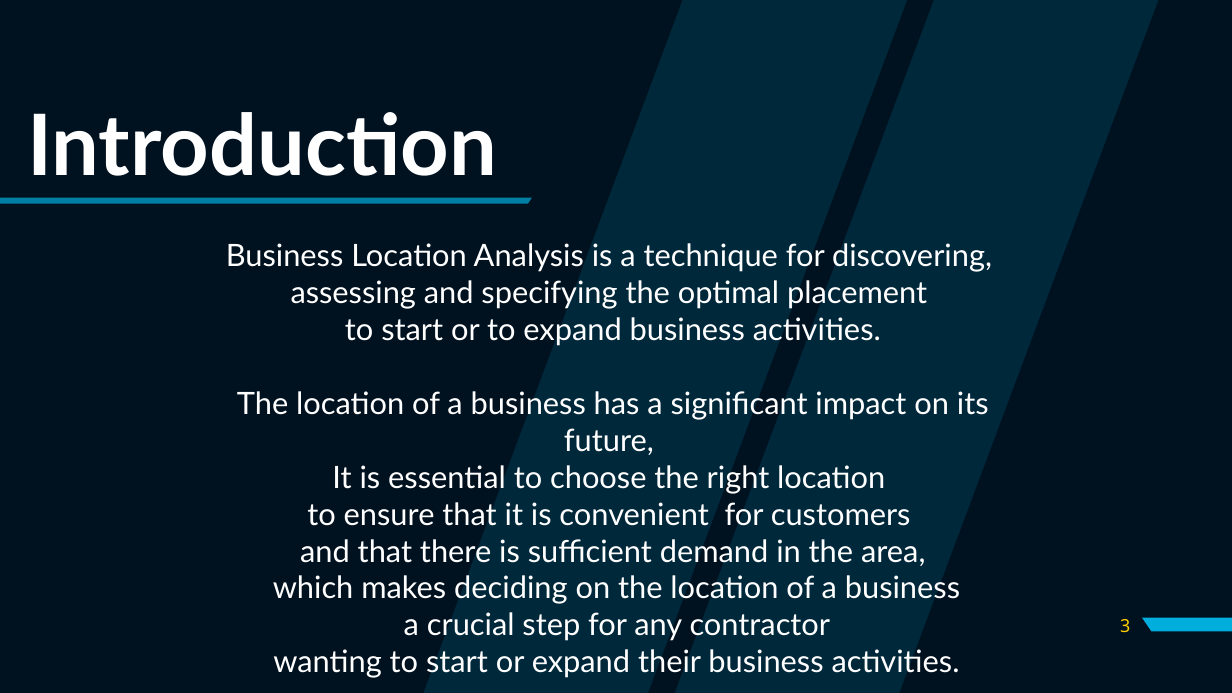
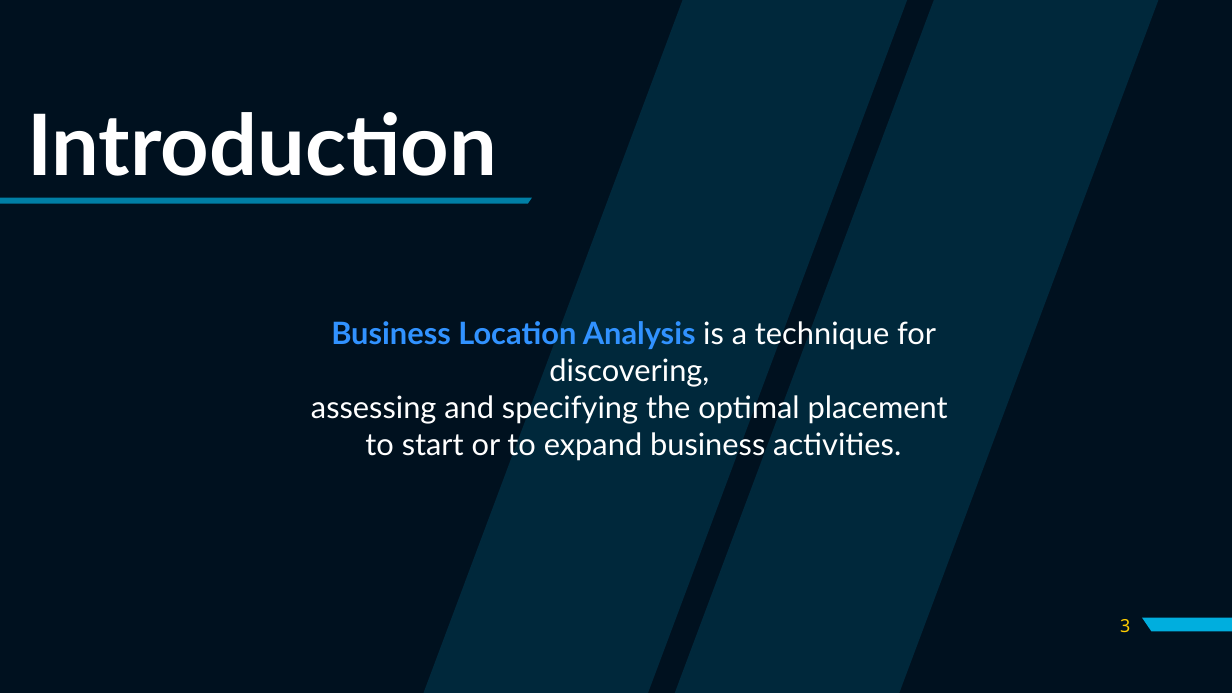
Before and after one commit to Ldave01/Best_Place_For_Business, a slide deck: slide 3 of Analyzing Business Location in Haiti.pptx. Drawn at 1232x693 pixels with LibreOffice and Linux fonts; fonts in the diff are those of the drawing. Boxes give left, top, right and bottom in pixels: in the first picture for what was removed or moved away, otherwise in the second. Text is boxed around its words. In the diff, an @@ line names an element or a change of style, - is before the commit and + after.

```diff
--- a/Analyzing Business Location in Haiti.pptx
+++ b/Analyzing Business Location in Haiti.pptx
@@ text "Business Location Analysis is a ..." moved from (x1=226, y1=243, x2=992, y2=678) to (x1=311, y1=321, x2=948, y2=461) @@
@@ text at (x1=331, y1=321, x2=936, y2=387): text colour #FFFFFF to #3192FF, bold on in "Business Location Analysis" @@
@@ text at (x1=237, y1=391, x2=989, y2=678): paragraphs removed @@
-The location of a business has a significant impact on its future,
-It is essential to choose the right location
-to ensure that it is convenient for customers
-and that there is sufficient demand in the area,
-which makes deciding on the location of a business
-a crucial step for any contractor
-wanting to start or expand their business activities.
```
Also in this commit, not shown: 8 other slides changed, 3 slides added, 7 slides removed.
